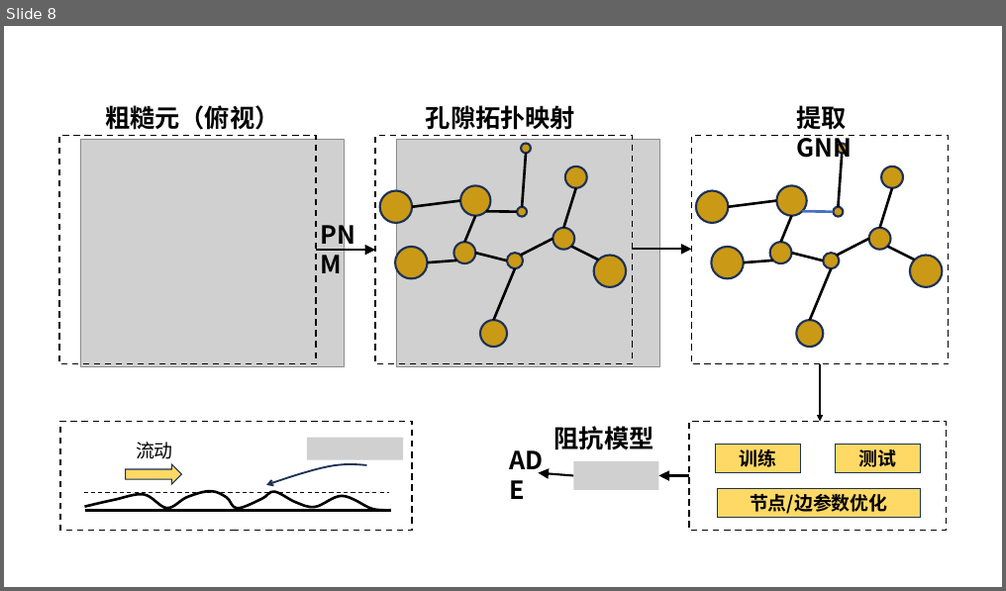
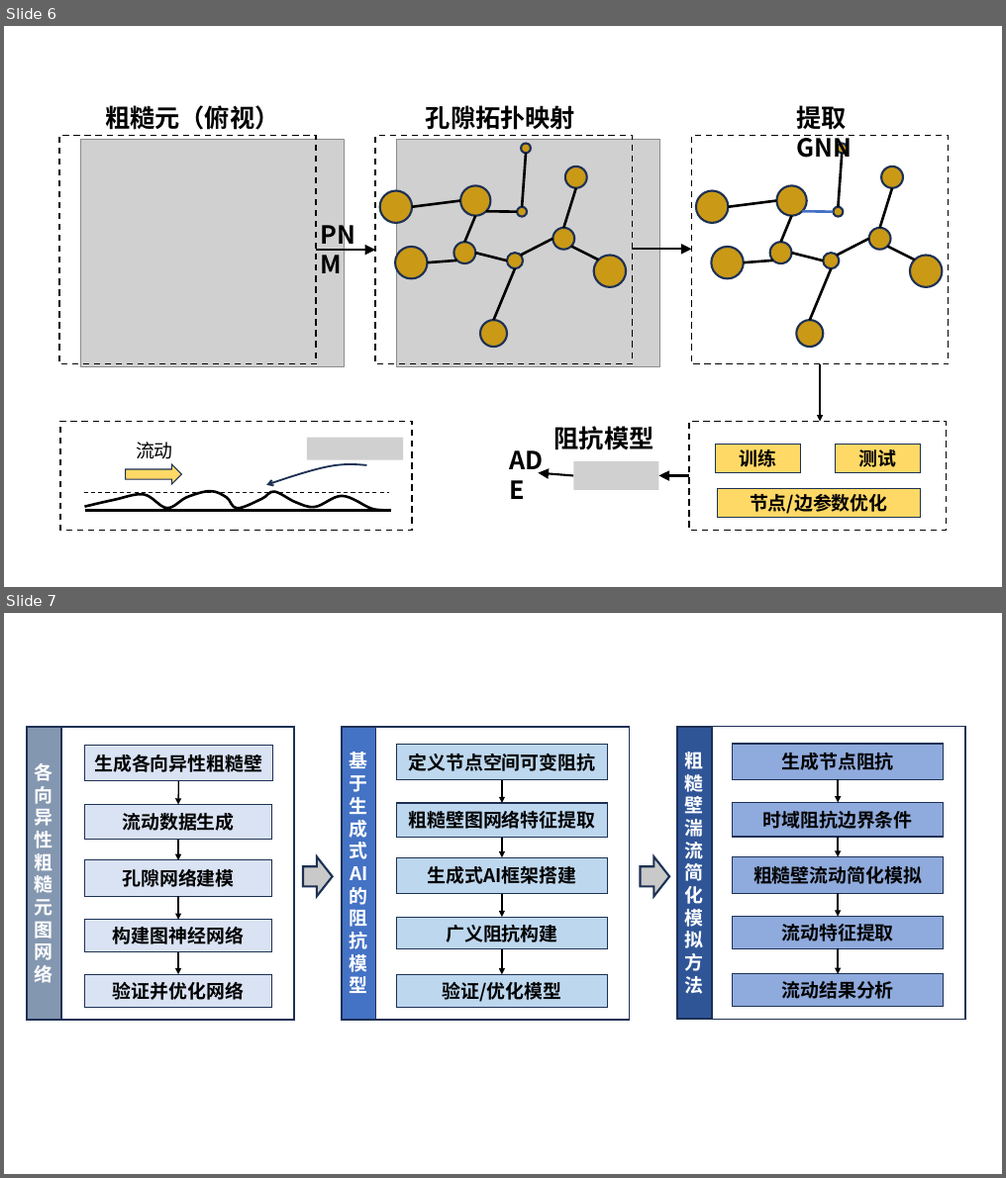
Before and after one commit to ychen0322/research, a slide deck: 2026青年基金/figs/技术路线图.pptx. Shown one above the other, each under a label of ours: slide 8 before the commit, slides 6 and 7 after it. The pictures are 1006x591 and 1006x1178 pixels, drawn with LibreOffice and Linux fonts; fonts in the diff are those of the drawing; grey boxes stand for pictures. Boxes give left, top, right and bottom in pixels: in the first picture for what was removed or moved away, otherwise in the second. Text is boxed around its words. In the diff, an @@ line names an element or a change of style, - is before the commit and + after.

```diff
--- a/2026青年基金/figs/技术路线图.pptx
+++ b/2026青年基金/figs/技术路线图.pptx
@@ slide 7 added at (4, 613, 1002, 1174), background #FFFFFF @@
@@ group added at (27, 727, 965, 1020): 21 rounded rectangles, 12 arrows, 2 down arrows @@
+各向异性粗糙元图网络
+孔隙网络建模
+构建图神经网络
+流动数据生成
+生成各向异性粗糙壁
+验证并优化网络
+定义节点空间可变阻抗
+粗糙壁图网络特征提取
+基于生成式AI的阻抗模型
+生成式AI框架搭建
+广义阻抗构建
+验证/优化模型
+生成节点阻抗
+时域阻抗边界条件
+粗糙壁湍流简化模拟方法
+粗糙壁流动简化模拟
+流动特征提取
+流动结果分析
@@ what was slide 8 is now slide 6 @@
```
Also in this commit, not shown: 4 other slides added, 2 slides removed, 7 other files.
